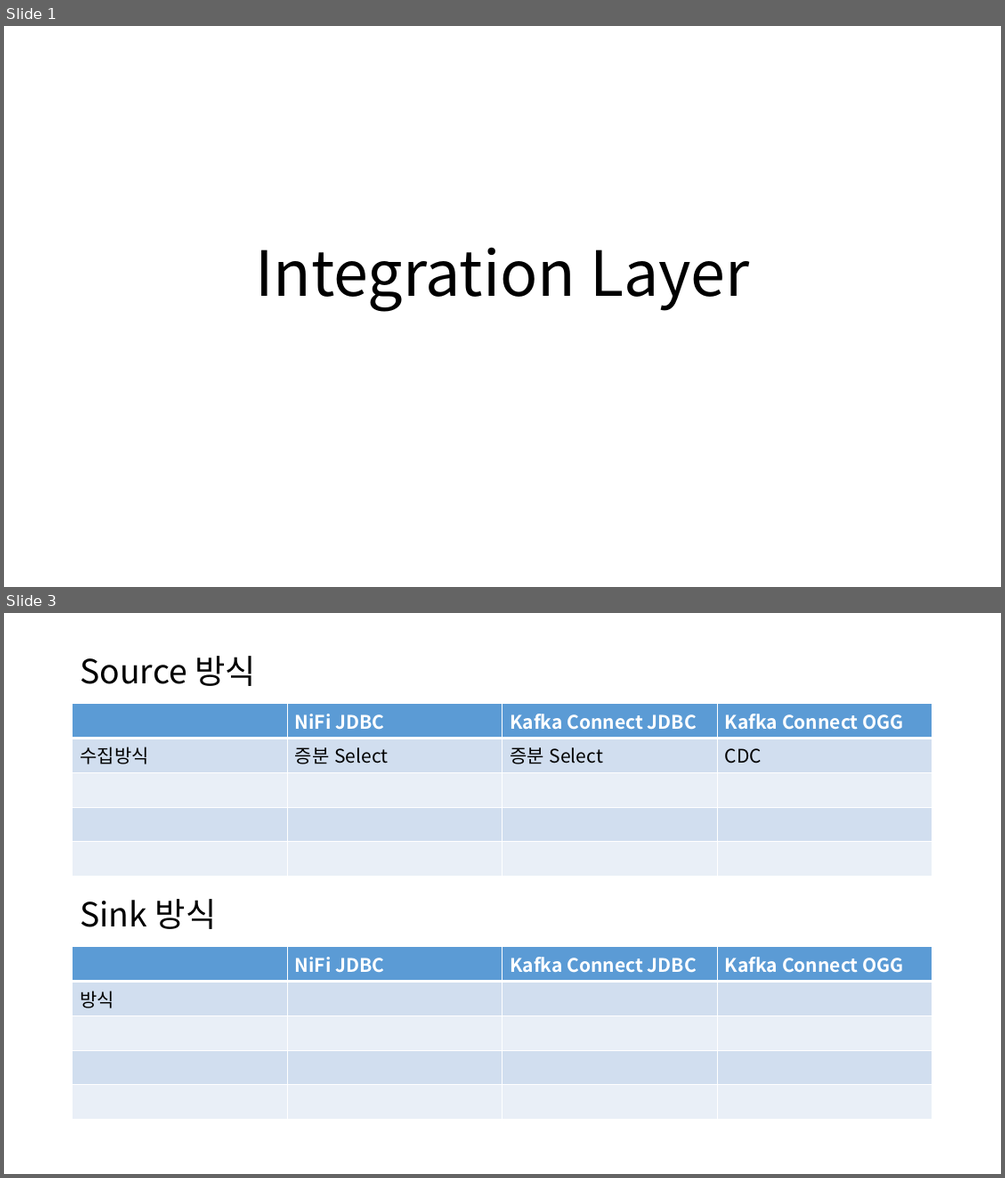
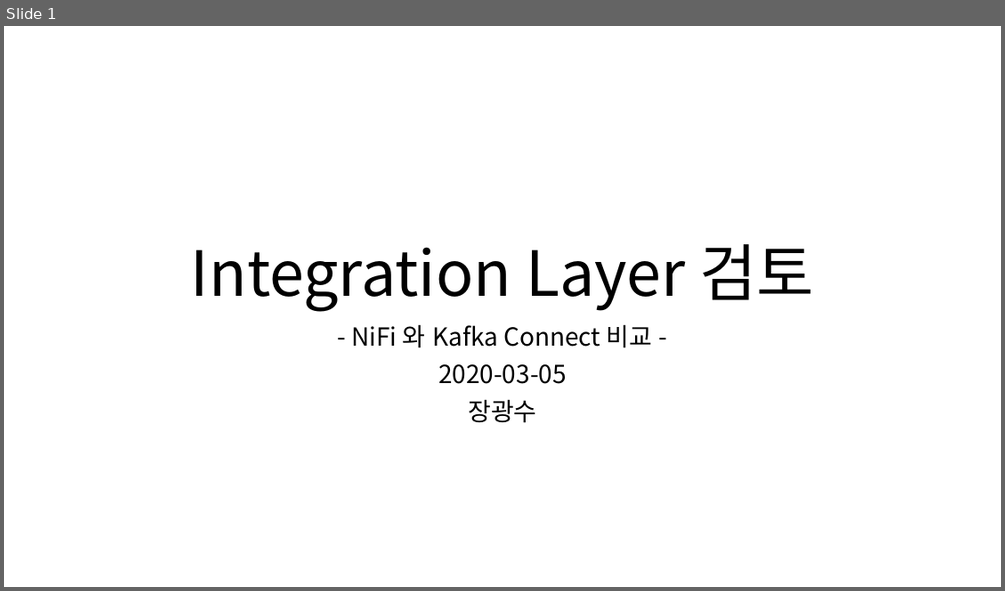
Before and after one commit to gwangsoo/Nifi-Or-Kafka-Connect, a slide deck: db2db_구조.pptx. Shown one above the other, each under a label of ours: slides 1 and 3 before the commit, slide 1 after it; the slides between them are not shown. The pictures are 1005x1178 and 1005x591 pixels, drawn with LibreOffice and Linux fonts; fonts in the diff are those of the drawing. Boxes give left, top, right and bottom in pixels: in the first picture for what was removed or moved away, otherwise in the second. Text is boxed around its words. In the diff, an @@ line names an element or a change of style, - is before the commit and + after.

```diff
--- a/db2db_구조.pptx
+++ b/db2db_구조.pptx
@@ slide 3 removed at (x1=4, y1=613, x2=1001, y2=1174), background #FFFFFF @@
@@ title removed at (x1=80, y1=656, x2=256, y2=686) @@
-Source 방식
@@ table removed at (x1=73, y1=704, x2=934, y2=855), 5 rows, 4 columns @@
- | NiFi JDBC | Kafka Connect JDBC | Kafka Connect OGG
-수집방식 | 증분 Select | 증분 Select | CDC
- |  |  | 
- |  |  | 
- |  |  | 
@@ text removed at (x1=80, y1=899, x2=217, y2=929) @@
-Sink 방식
@@ table removed at (x1=73, y1=947, x2=934, y2=1098), 5 rows, 4 columns @@
- | NiFi JDBC | Kafka Connect JDBC | Kafka Connect OGG
-방식 |  |  | 
- |  |  | 
- |  |  | 
- |  |  | 
@@ slide 1 changed as well @@
@@ title at (x1=191, y1=244, x2=814, y2=311): text changed @@
-Integration Layer
+Integration Layer 검토
@@ subtitle added at (x1=351, y1=324, x2=653, y2=423), 24 pt, text #000000 @@
+- NiFi 와 Kafka Connect 비교 -
+2020-03-05
+장광수
```
Also in this commit, not shown: 1 other slide changed, 6 slides added, 5 other slides removed.
